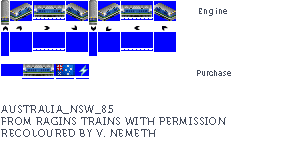
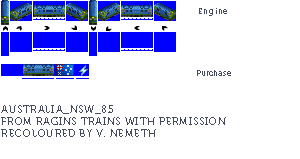
Before/after of a 300×159 layered artwork. What changed in the layer stack:
renamed "Layer 3" to "Layer 5", painted on it over <box>1,0,176,25</box>
renamed "Layer 4" to "Layer 6", painted on it over <box>23,64,54,76</box>